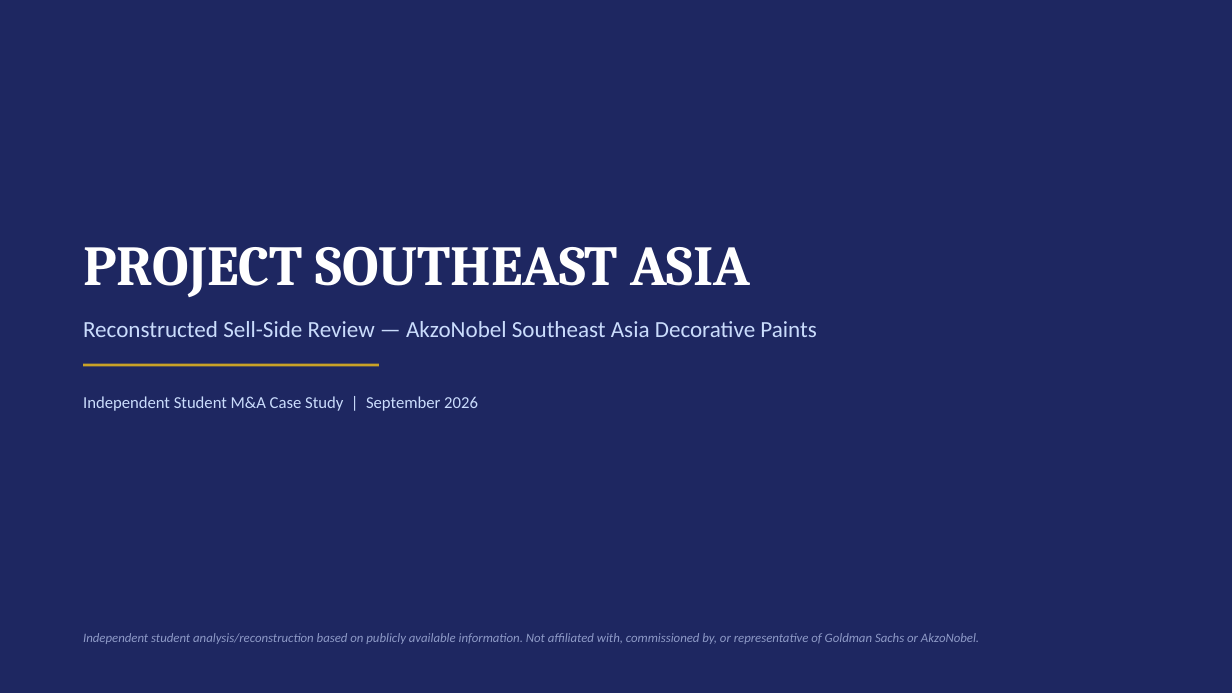
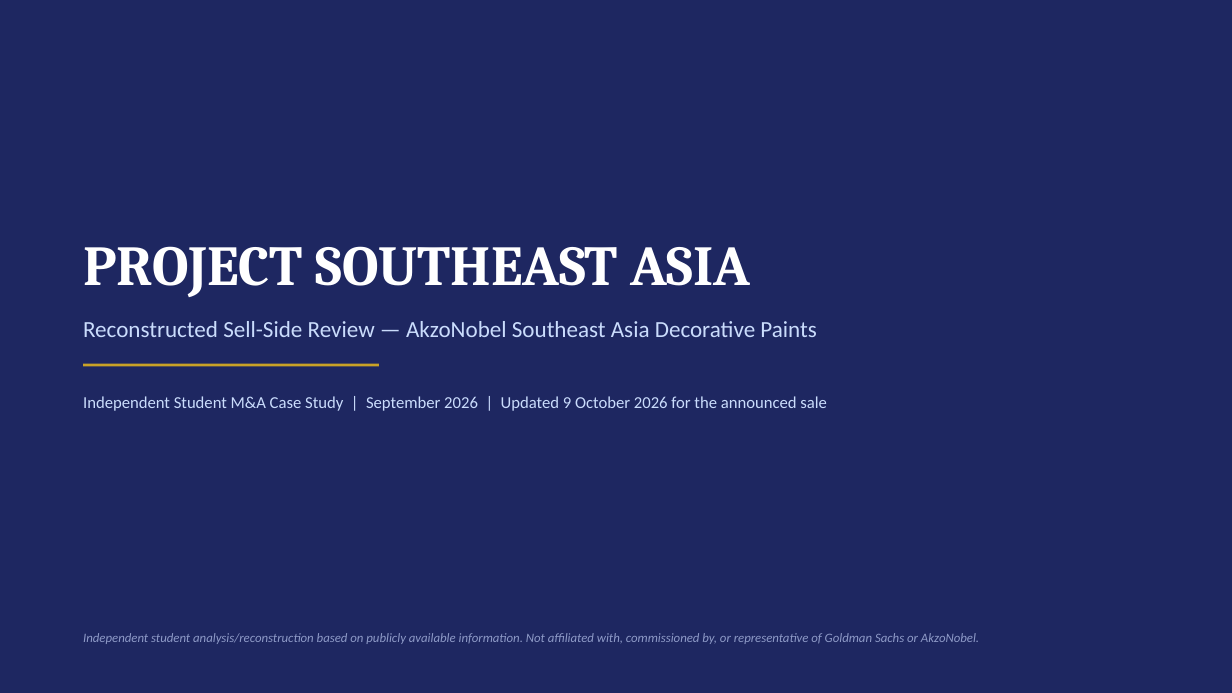
Before and after one commit to swapnilpatil8103-cell/akzonobel-project-southeast-asia-case-study, a slide deck: slide 1 of 07_Pitch_Deck/Project_Southeast_Asia_Sell_Side_Pitch.pptx. Drawn at 1232x693 pixels with LibreOffice and Linux fonts; fonts in the diff are those of the drawing. Boxes give left, top, right and bottom in pixels: in the first picture for what was removed or moved away, otherwise in the second. Text is boxed around its words. In the diff, an @@ line names an element or a change of style, - is before the commit and + after.

```diff
--- a/07_Pitch_Deck/Project_Southeast_Asia_Sell_Side_Pitch.pptx
+++ b/07_Pitch_Deck/Project_Southeast_Asia_Sell_Side_Pitch.pptx
@@ text at (x1=83, y1=396, x2=827, y2=411): text changed @@
-Independent Student M&A Case Study | September 2026
+Independent Student M&A Case Study | September 2026 | Updated 9 October 2026 for the announced sale
```
Also in this commit, not shown: 9 other slides changed, 2 slides added, 7 other files.
